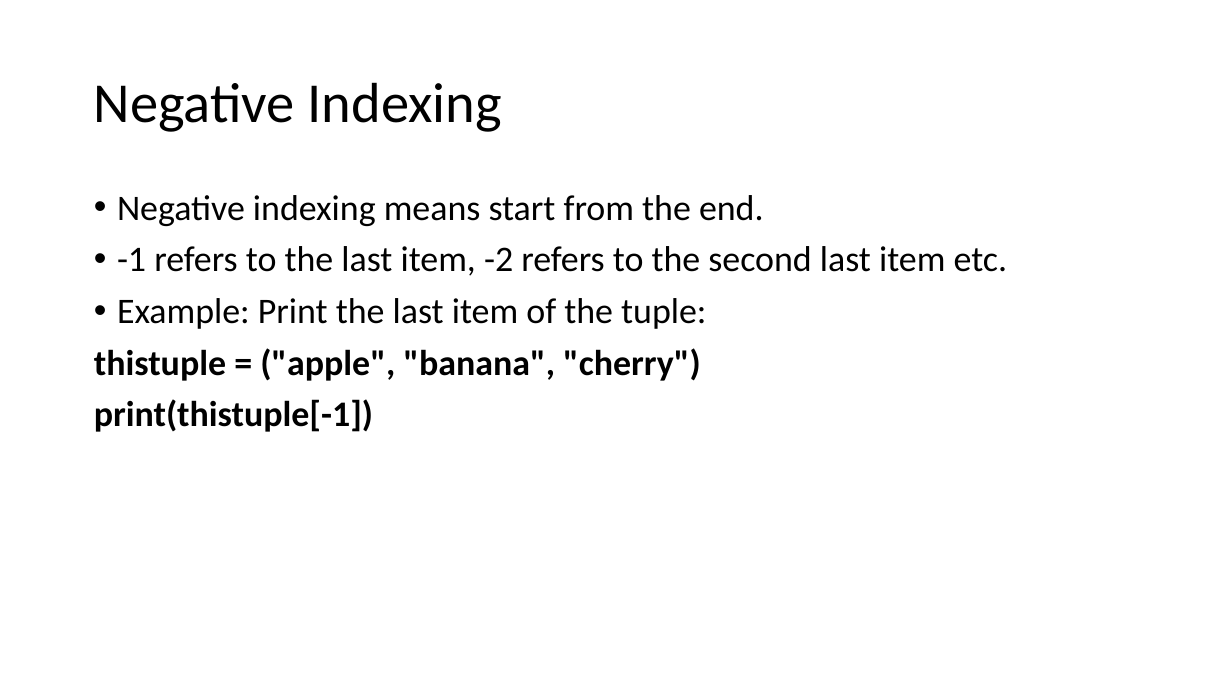
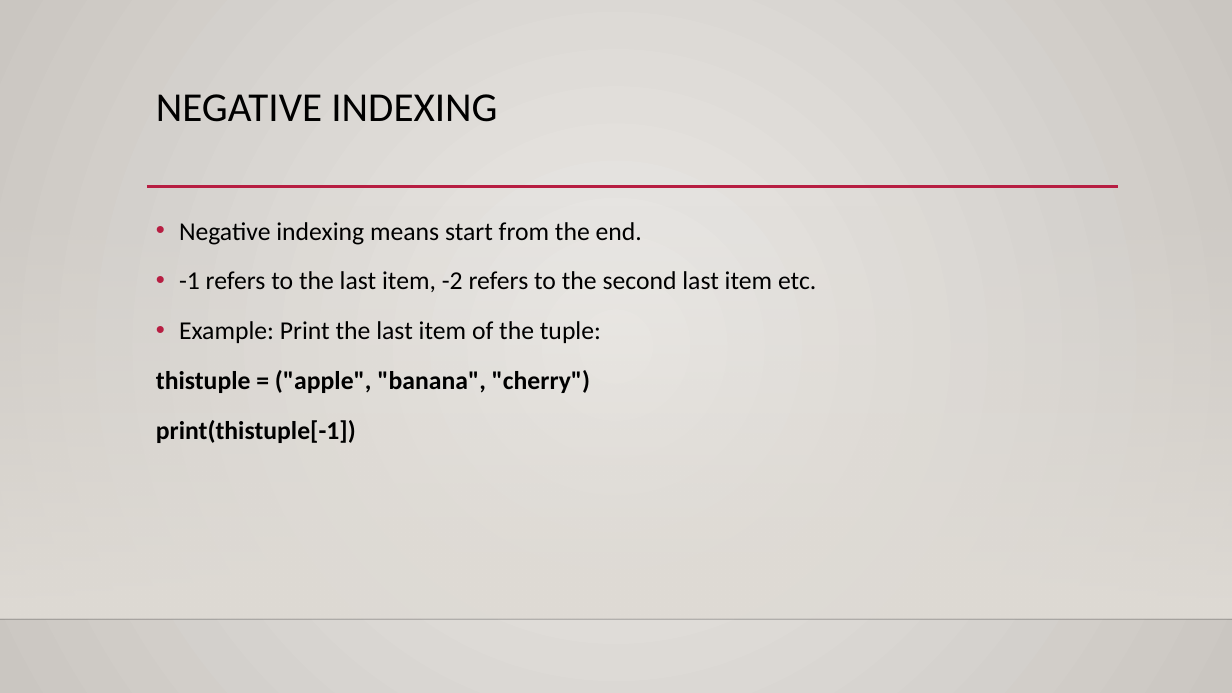
Before and after one commit to Gurpal-saghi-9/Python, a slide deck: slide 10 of PDF's Images/Python Tuples.pptx. Drawn at 1232x693 pixels with LibreOffice and Linux fonts; fonts in the diff are those of the drawing; background and template pictures are left out. Boxes give left, top, right and bottom in pixels: in the first picture for what was removed or moved away, otherwise in the second. Text is boxed around its words. In the diff, an @@ line names an element or a change of style, - is before the commit and + after.

```diff
--- a/PDF's Images/Python Tuples.pptx
+++ b/PDF's Images/Python Tuples.pptx
@@ background #FFFFFF to gradient #ECEAE7 to #CAC7C1 @@
@@ title "NEGATIVE INDEXING" at bbox=[156, 94, 497, 122]: vertical alignment middle to top @@
@@ title at bbox=[156, 94, 497, 122]: text changed; size 44 to 32 pt @@
-Negative Indexing
+NEGATIVE INDEXING
@@ rectangle added at bbox=[0, 204, 1232, 619], fill gradient #DFDBD5 @@
@@ text "Negative indexing means start from ...": place and size @@
-text "Negative indexing means start from ..." at bbox=[94, 195, 1007, 432]
+text "Negative indexing means start from ..." at bbox=[156, 222, 816, 443]
@@ text "Negative indexing means start from ..." at bbox=[156, 222, 816, 443]: size 28 to 20 pt; line spacing 0.9 to 1.2 @@
@@ line added from (147, 187) to (1118, 187), #B71E42 2.5 pt @@
@@ line added from (0, 619) to (1232, 619), #000001 1 pt @@
```
Also in this commit, not shown: 31 other slides changed, 3 other files.
